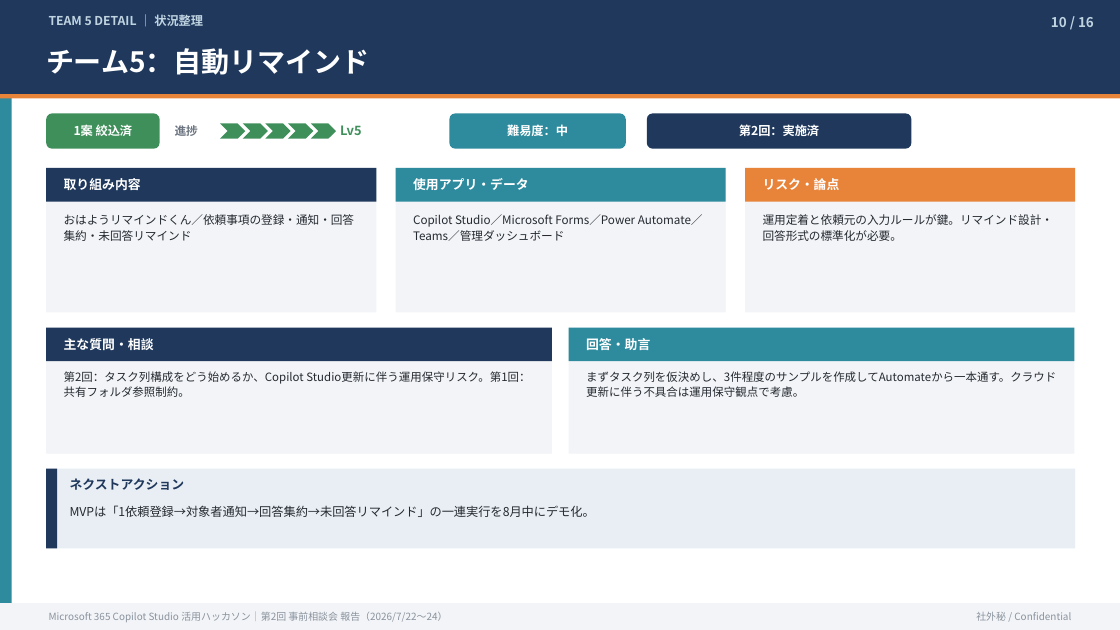
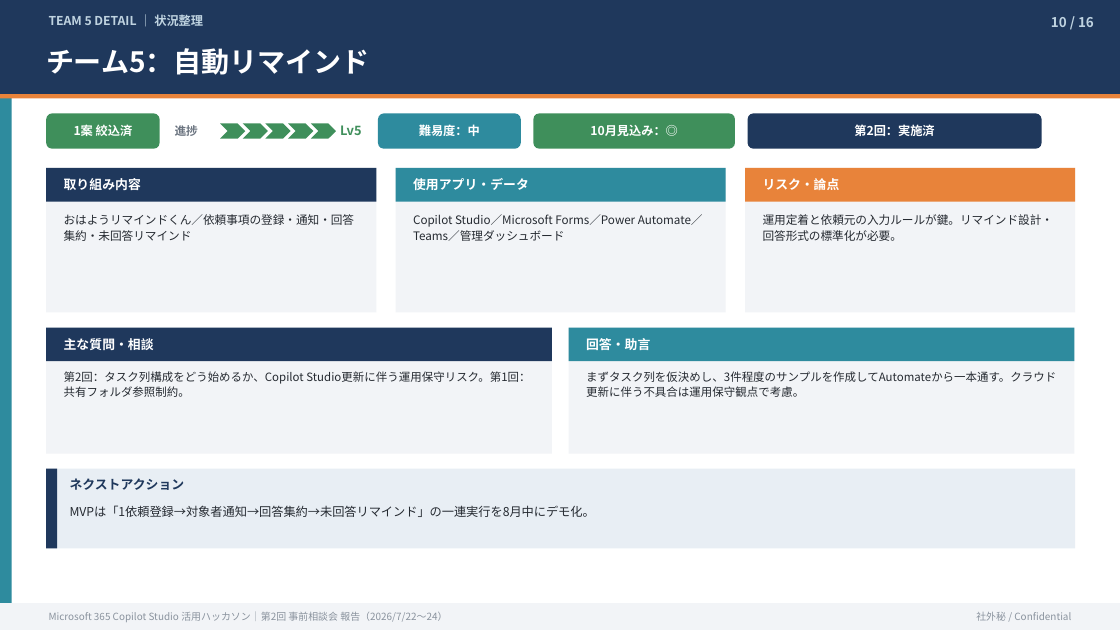
Before and after one commit to takuyanakamura881awc-beep/awc-naka881-repo, a slide deck: slide 10 of reports/CopilotStudio_ハッカソン_事前相談会②_状況報告_20260724.pptx. Drawn at 1120x630 pixels with LibreOffice and Linux fonts; fonts in the diff are those of the drawing. Boxes give left, top, right and bottom in pixels: in the first picture for what was removed or moved away, otherwise in the second. Text is boxed around its words. In the diff, an @@ line names an element or a change of style, - is before the commit and + after.

```diff
--- a/reports/CopilotStudio_ハッカソン_事前相談会②_状況報告_20260724.pptx
+++ b/reports/CopilotStudio_ハッカソン_事前相談会②_状況報告_20260724.pptx
@@ rounded rectangle "難易度：中": place and size @@
-rounded rectangle "難易度：中" at (450, 113, 626, 149)
+rounded rectangle "難易度：中" at (378, 113, 521, 149)
@@ rounded rectangle added at (534, 113, 735, 149), fill #3F8F5B, 10.5 pt, text #FFFFFF, bold @@
+10月見込み：◎
@@ rounded rectangle "第2回：実施済": place and size @@
-rounded rectangle "第2回：実施済" at (647, 113, 912, 149)
+rounded rectangle "第2回：実施済" at (748, 113, 1042, 149)
```
Also in this commit, not shown: 13 other slides changed, 1 other file.
